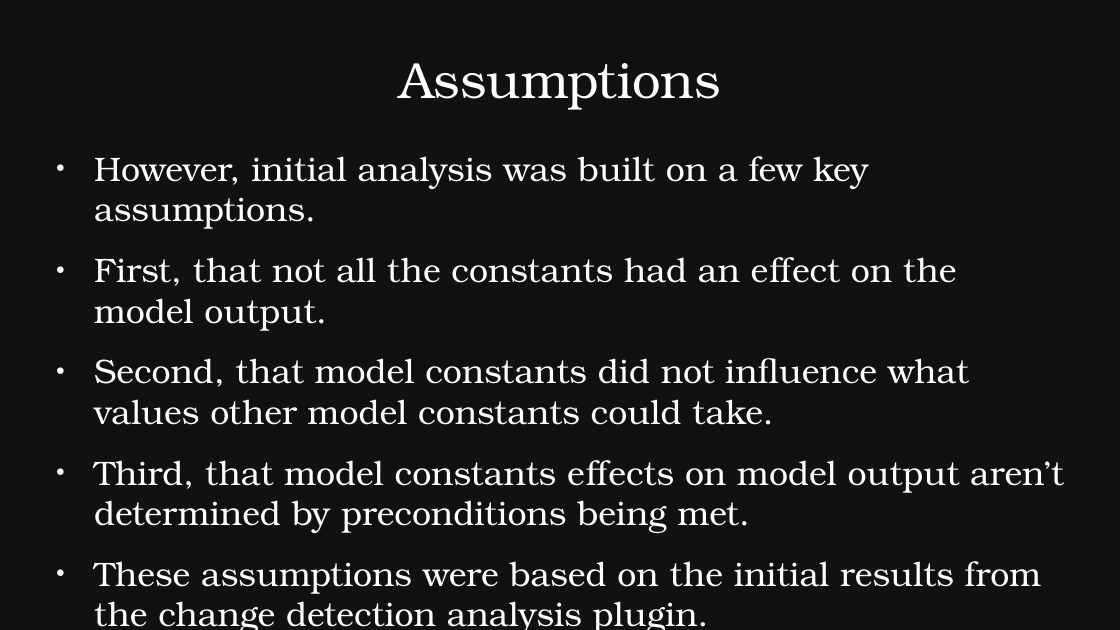
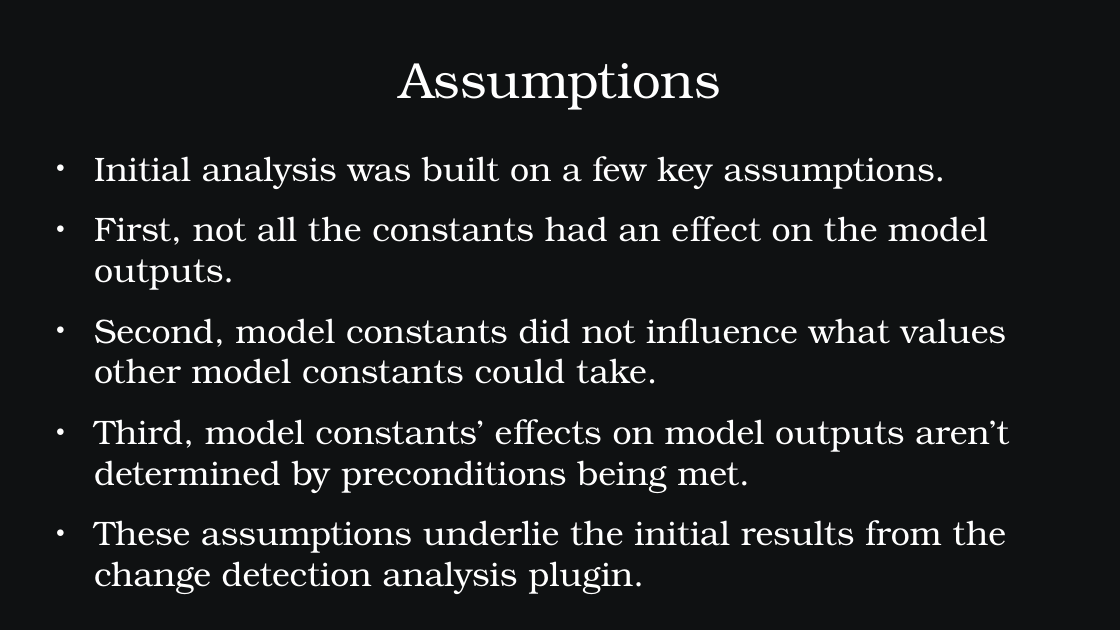
Before and after one commit to SamAllen06/lake_temp_work, a slide deck: slide 16 of documentation/for_collaborators/AnalysisOverview.pptx (slide 17 before the commit). Drawn at 1120x630 pixels with LibreOffice and Linux fonts; fonts in the diff are those of the drawing. Boxes give left, top, right and bottom in pixels: in the first picture for what was removed or moved away, otherwise in the second. Text is boxed around its words. In the diff, an @@ line names an element or a change of style, - is before the commit and + after.

```diff
--- a/documentation/for_collaborators/AnalysisOverview.pptx
+++ b/documentation/for_collaborators/AnalysisOverview.pptx
@@ text at [94,156,1009,594]: text changed @@
-● However, initial analysis was built on a few key assumptions.
-● First, that not all the constants had an effect on the model output.
-● Second, that model constants did not influence what values other model constants could take.
-● Third, that model constants effects on model output aren’t determined by preconditions being met.
-● These assumptions were based on the initial results from the change detection analysis plugin.
+● Initial analysis was built on a few key assumptions.
+● First, not all the constants had an effect on the model outputs.
+● Second, model constants did not influence what values other model constants could take.
+● Third, model constants’ effects on model outputs aren’t determined by preconditions being met.
+● These assumptions underlie the initial results from the change detection analysis plugin.
```
Also in this commit, not shown: 19 other slides changed.
